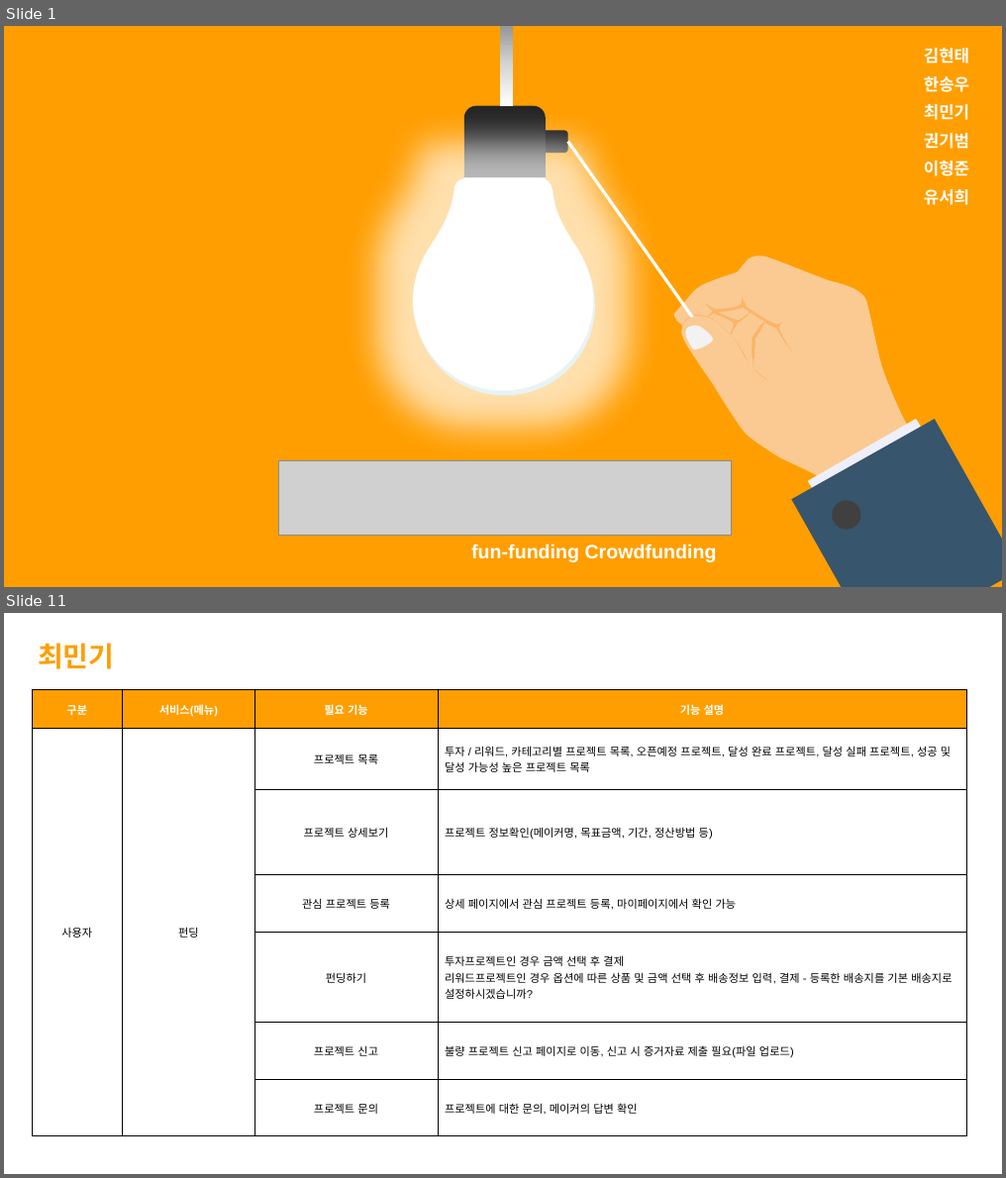
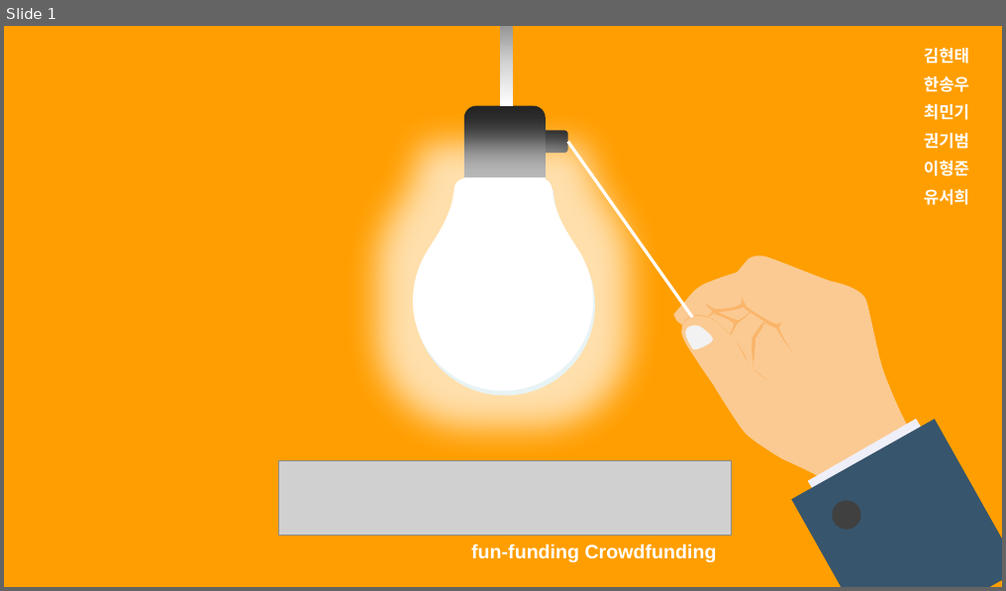
Before and after one commit to hhsw07/ezen-academy-projects, a slide deck: 0 발표용 파워포인트/0529 4차발표/0529 project06 - 파워포인트 종합.pptx. Shown one above the other, each under a label of ours: slides 1 and 11 before the commit, slide 1 after it; the slides between them are not shown. The pictures are 1006x1178 and 1006x591 pixels, drawn with LibreOffice and Linux fonts; fonts in the diff are those of the drawing; grey boxes stand for pictures. Boxes give left, top, right and bottom in pixels: in the first picture for what was removed or moved away, otherwise in the second. Text is boxed around its words. In the diff, an @@ line names an element or a change of style, - is before the commit and + after.

```diff
--- a/0 발표용 파워포인트/0529 4차발표/0529 project06 - 파워포인트 종합.pptx
+++ b/0 발표용 파워포인트/0529 4차발표/0529 project06 - 파워포인트 종합.pptx
@@ slide 11 removed at [4,613,1002,1174], background #434343 @@
@@ rectangle removed at [4,613,1002,1173] @@
@@ text removed at [38,643,114,669] @@
-최민기
@@ table removed at [32,690,967,1137], 7 rows, 4 columns @@
-구분 | 서비스(메뉴) | 필요 기능 | 기능 설명
-사용자 | 펀딩 | 프로젝트 목록 | 투자 / 리워드, 카테고리별 프로젝트 목록, 오픈예정 프로젝트, 달성 완료 프로젝트, 달성 실패 프로젝트, 성공 및 달성 가능성 높은 프로젝트 목록
- |  | 프로젝트 상세보기 | 프로젝트 정보확인(메이커명, 목표금액, 기간, 정산방법 등)
- |  | 관심 프로젝트 등록 | 상세 페이지에서 관심 프로젝트 등록, 마이페이지에서 확인 가능
- |  | 펀딩하기 | 투자프로젝트인 경우 금액 선택 후 결제 리워드프로젝트인 경우 옵션에 따른 상품 및 금액 선택 후 배송정보 입력, 결제 - 등록한 배송지를 기본 배송지로 설정하시겠습니까?
- |  | 프로젝트 신고 | 불량 프로젝트 신고 페이지로 이동, 신고 시 증거자료 제출 필요(파일 업로드)
- |  | 프로젝트 문의 | 프로젝트에 대한 문의, 메이커의 답변 확인
```
Also in this commit, not shown: 3 slides changed, 19 slides added, 17 other slides removed, 22 other files.
